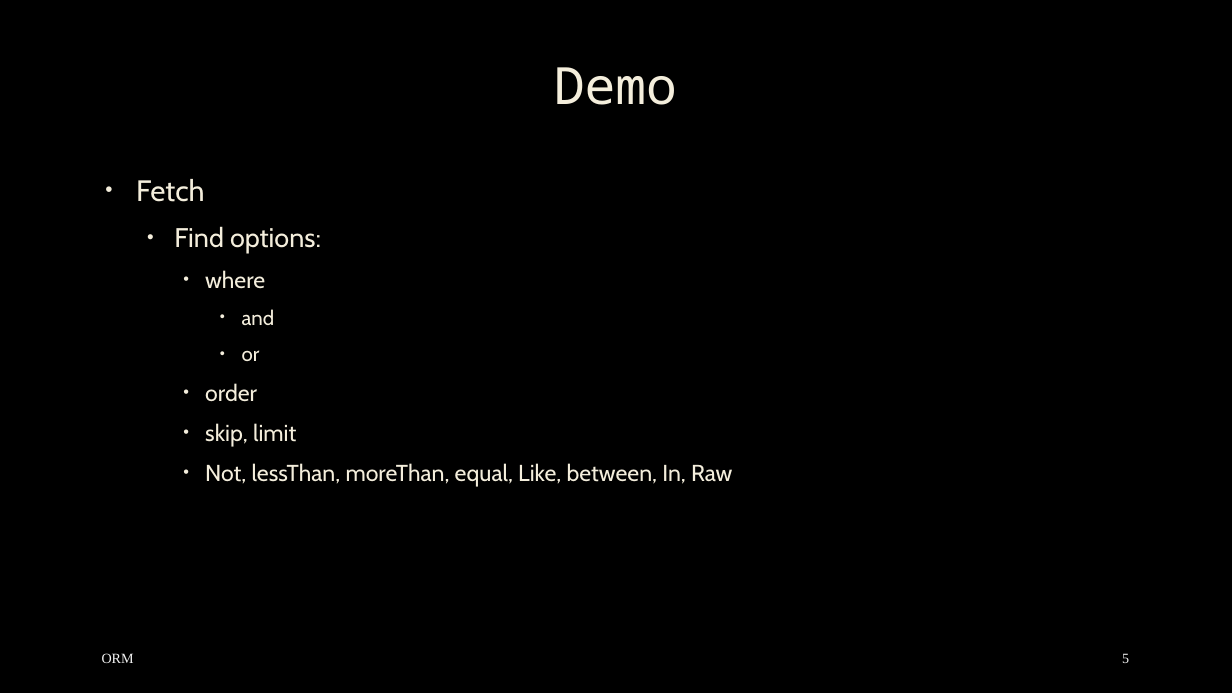
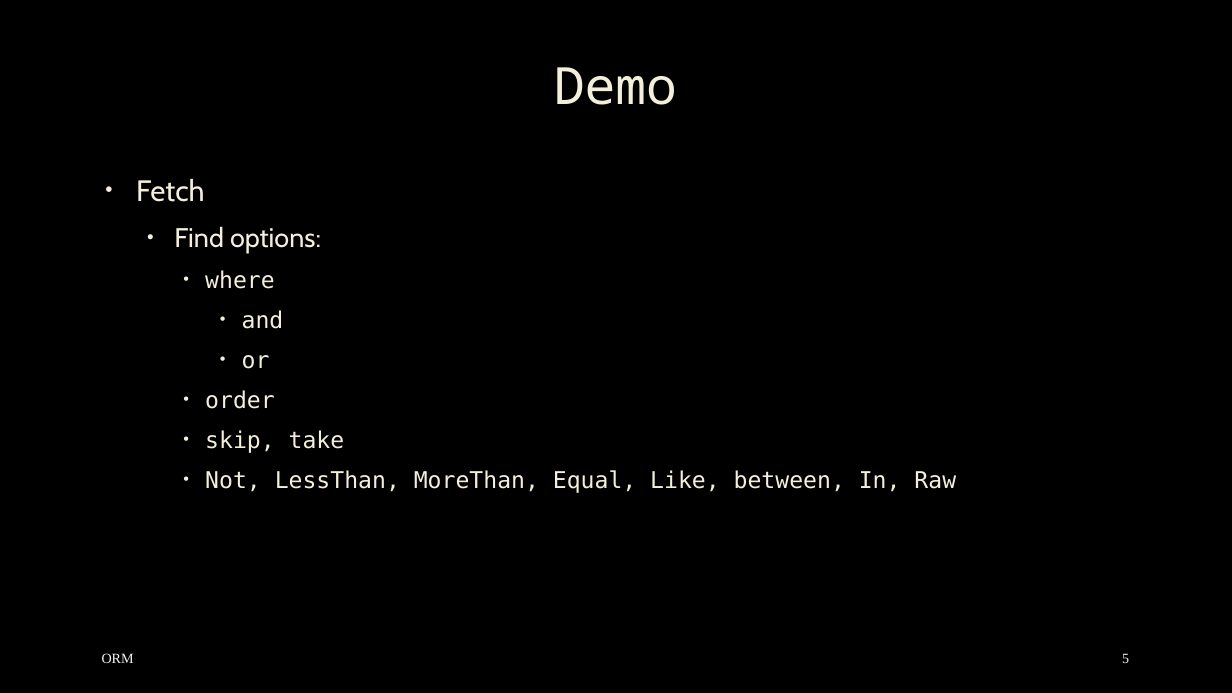
Before and after one commit to mostafa8026/nestjs-course, a slide deck: slide 5 of orm/orm-03.pptx. Drawn at 1232x693 pixels with LibreOffice and Linux fonts; fonts in the diff are those of the drawing; background and template pictures are left out. Boxes give left, top, right and bottom in pixels: in the first picture for what was removed or moved away, otherwise in the second. Text is boxed around its words. In the diff, an @@ line names an element or a change of style, - is before the commit and + after.

```diff
--- a/orm/orm-03.pptx
+++ b/orm/orm-03.pptx
@@ text at [205,270,284,409]: font Cabin to DejaVu Sans Mono in "where", "and", "or", "order"; size 16 to 18 pt in "and", "or" @@
@@ text at [205,430,956,493]: text changed; font Cabin to DejaVu Sans Mono @@
-    • skip, limit
-    • Not, lessThan, moreThan, equal, Like, between, In, Raw
+    • skip, take
+    • Not, LessThan, MoreThan, Equal, Like, between, In, Raw
```
Also in this commit, not shown: 1 other slide changed, 1 slide removed, 15 other files.
